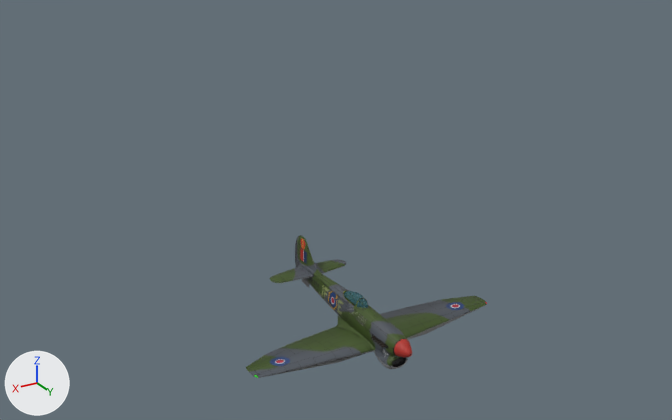
What one commit did to the glTF model Assets/Models/Aircraft/TyphoonLOD0.glb.
One viewpoint serves both versions: a camera (50 mm lens) standing at (22.3, 34.9, 25.8) and looking at (-0.7, -3.6, 6.6). The axes (+X, +Y, +Z) are drawn at lower left. The lights are the same throughout. Vertices at the same position are counted once.

In view in the first picture: 'Object12-FACES.001'.
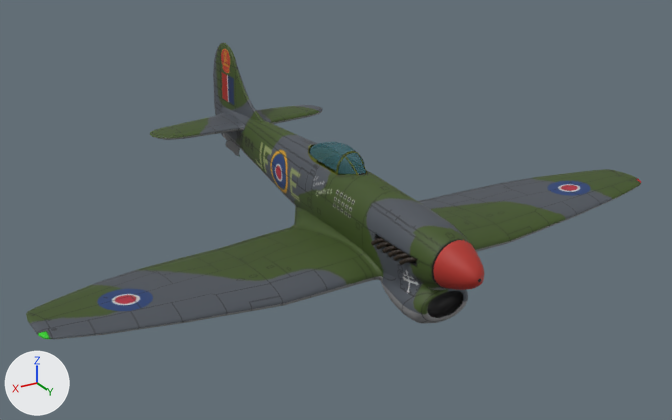
What differs and where, as boxes [x1, y1, x2, y2] in the pictures (672 x 420 px; the box of a moved part takes in the faces that stretch with it):
'Object12-FACES.001', reshaped, turned, rescaled
    before: [246, 235, 487, 378]
    after: [26, 43, 641, 339]
part 1 of me_object12_faces, moved or reshaped (not visible before)
    after: [399, 257, 417, 265]
part 2 of me_object12_faces, moved or reshaped (not visible before)
    after: [394, 253, 410, 261]
part 3 of me_object12_faces, moved or reshaped (not visible before)
    after: [388, 249, 403, 257]
part 4 of me_object12_faces, moved or reshaped (not visible before)
    after: [382, 245, 397, 253]
part 5 of me_object12_faces, moved or reshaped
    before: [379, 343, 386, 346]
    after: [376, 241, 391, 249]
part 6 of me_object12_faces, moved or reshaped (not visible before)
    after: [371, 238, 385, 246]
part 7 of me_object12_faces, rebuilt (130% wider, 93% taller)
    before: [300, 263, 407, 357]
    after: [222, 108, 469, 290]
part 8 of me_object12_faces, deleted
    before: [246, 259, 487, 378]
part 9 of me_object12_faces, added
    after: [26, 142, 641, 339]
part 10 of me_object12_faces, built on
    before: [295, 235, 322, 276]
    after: [150, 43, 323, 157]

Diff of the bpy script that builds the scene:
```diff
--- a/Assets/Models/Aircraft/TyphoonLOD0.glb.py
+++ b/Assets/Models/Aircraft/TyphoonLOD0.glb.py
@@ me_object12_faces @@
 # used by ob_object12_faces_001; location = (0.0, 0.0, 0.0); rotation_euler = (0.0, 0.0, -3.142), in degrees (0, 0, -180); scale = (1.1, 1.1, 1.1)
-me_object12_faces.from_pydata(...)  # 2362 vertices, 4345 faces; spans x -6.24..6.25, y -4.03..6.22, z 0.95..3.97
+me_object12_faces.from_pydata(...)  # 4510 vertices, 8700 faces; spans x -6.24..6.25, y -3.49..6.77, z 2.02..5.05
+# me_object12_faces part 1: the loose piece of 60 vertices spanning x -0.64..-0.37, y -2.48..-2.21, z 2.01..2.18 is moved by (0.0, 0.03, 1.08)
+# me_object12_faces part 2: the loose piece of 60 vertices spanning x -0.64..-0.37, y -2.29..-2.03, z 2.01..2.18 is moved by (0.0, 0.02, 1.08)
+# me_object12_faces part 3: the loose piece of 60 vertices spanning x -0.64..-0.37, y -2.12..-1.86, z 2.01..2.18 is moved by (0.0, 0.01, 1.08)
+# me_object12_faces part 4: the loose piece of 60 vertices spanning x -0.64..-0.37, y -2.65..-2.39, z 2.01..2.18 is moved by (0.0, 0.71, 1.08)
+# me_object12_faces part 5: the loose piece of 60 vertices spanning x -0.64..-0.37, y -2.81..-2.55, z 2.01..2.18 is moved by (0.0, 1.06, 1.08)
+# me_object12_faces part 6: the loose piece of 60 vertices spanning x -0.64..-0.37, y -2.98..-2.72, z 2.01..2.18 is moved by (0.0, 1.4, 1.08)
+# me_object12_faces part 7: the loose piece of 327 vertices spanning x -0.56..0.56, y -3.36..5.59, z 1.23..2.82 is rebuilt with 646 vertices and now spans x -0.56..0.57, y -2.82..6.12, z 2.25..3.9
+# me_object12_faces part 8: 8 loose pieces with 1202 vertices, spanning x -6.24..6.25, y -4.03..5.68, z 0.95..3.1, are deleted
+# me_object12_faces part 9: 2306 vertices added at x -6.24..6.25, y -3.49..1.96, z 2.02..4.18
+# me_object12_faces part 10: 113 vertices removed from x -0.09..0.09, y 3.44..6.22, z 1.62..3.97; 838 vertices added at x -2.12..2.13, y 3.98..6.77, z 2.63..5.05
 me_object12_faces.materials.append(mat_object12_faces)
@@ ob_object12_faces_001 @@
 ob_object12_faces_001.location = (0.0, 0.0, 0.0)
-ob_object12_faces_001.rotation_euler = (0.0, 0.0, -3.142)  # degrees (0, 0, -180)
-ob_object12_faces_001.scale = (1.1, 1.1, 1.1)
+ob_object12_faces_001.rotation_euler = (0.0, 0.0, 3.13)  # degrees (0, 0, 179)
+ob_object12_faces_001.scale = (2.6, 2.6, 2.6)
```
